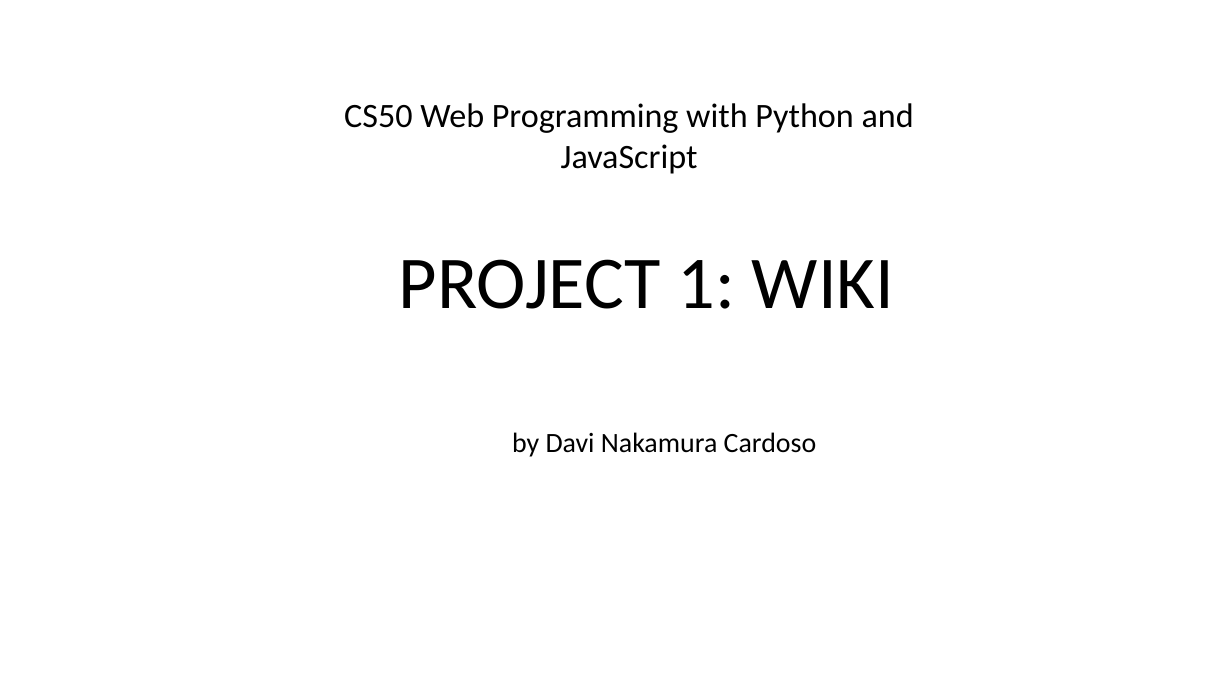
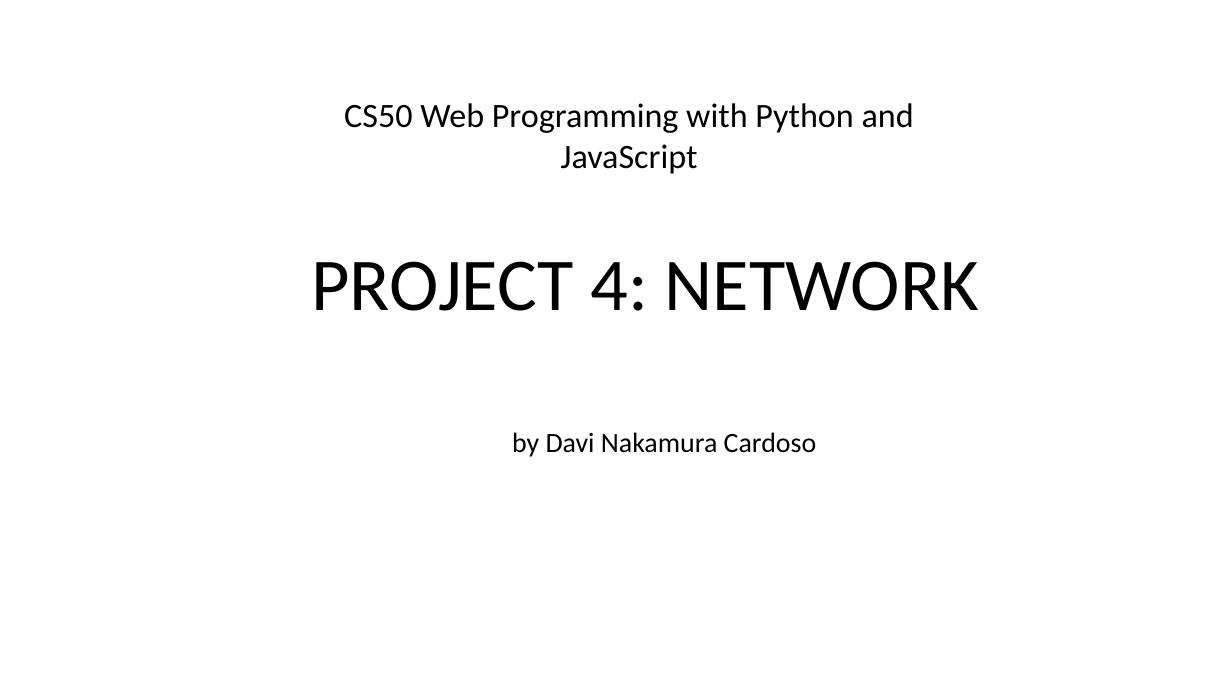
Before and after one commit to DaviNakamuraCardoso/cs50w, a slide deck: slide 1 of videos/wiki.odp. Drawn at 1232x693 pixels with LibreOffice and Linux fonts; fonts in the diff are those of the drawing; background and template pictures are left out. Boxes give left, top, right and bottom in pixels: in the first picture for what was removed or moved away, otherwise in the second. Text is boxed around its words. In the diff, an @@ line names an element or a change of style, - is before the commit and + after.

Commit message:
Project 04: Final changes

```diff
--- a/videos/wiki.odp
+++ b/videos/wiki.odp
@@ text at (x1=312, y1=261, x2=979, y2=311): text changed @@
-PROJECT 1: WIKI
+PROJECT 4: NETWORK
```
Also in this commit, not shown: 5 other files.
